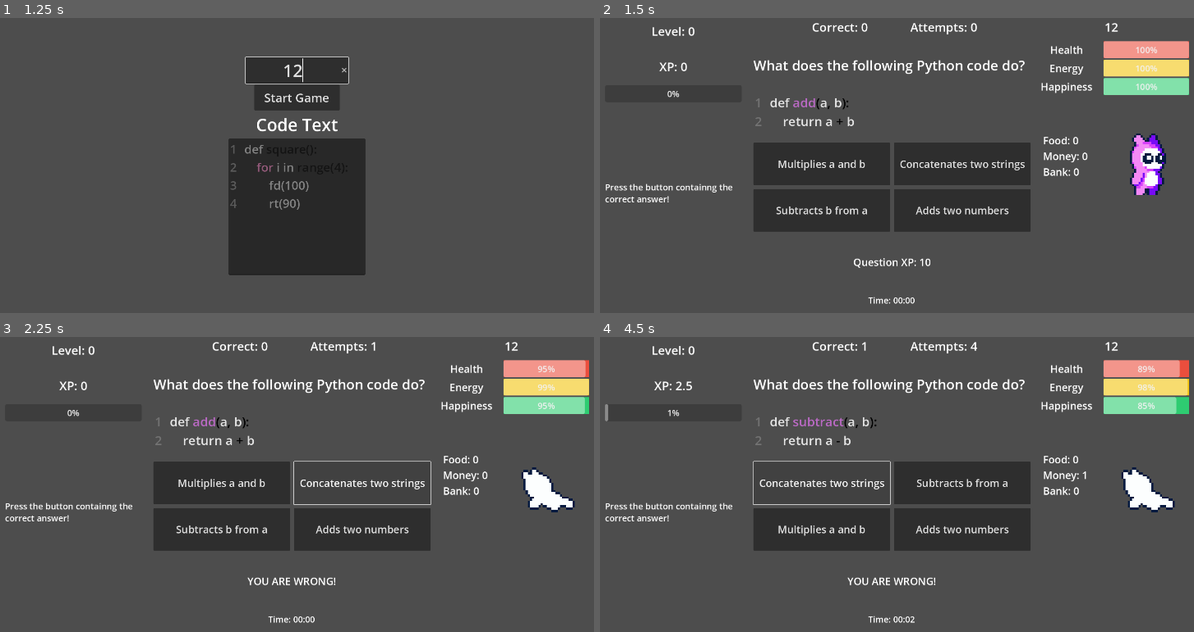
Above: before the commit, frames 1-4 (two rows, left to right).
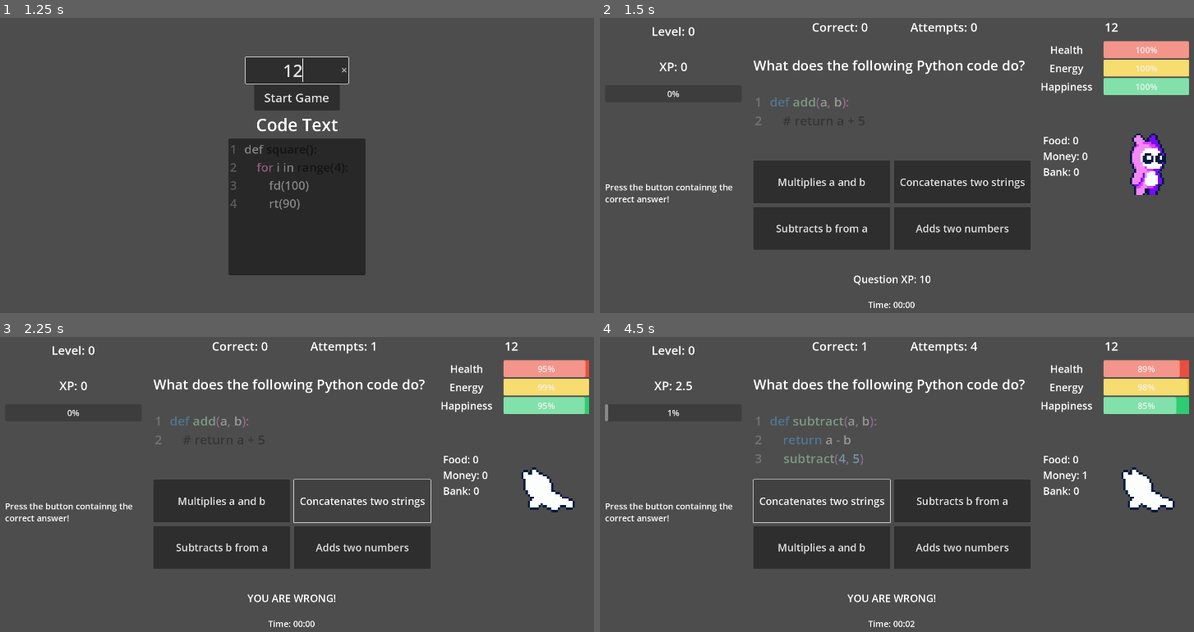
Above: after the commit, the same moments.

Repository: jweimerjr46/update-stats
Game: Godot game, scene res://main_menu.tscn
The game is run twice, just before and just after one commit, with the same random seed, the same clock (stepped at 60 frames per second) and the same inputs.
Inputs (mouse positions are in pixels of both pictures, inside the frame that each line leads up to):
- Up to frame 1 (1.25 s): click (297, 71) at 0.52 s; type "12" at 0.6 s
- Up to frame 2 (1.5 s): click "Start Game" at 1.25 s
- Up to frame 3 (2.25 s): click "Concatenates two strings" at 2 s
- Up to frame 4 (4.5 s): click "Subtracts b from a" at 2.75 s; click "Adds two numbers" at 3.5 s; click "Concatenates two strings" at 4.25 s

Frame 1 is identical in both runs. In frame 2, 9.1% of the frame differs, in the area x 25-73%, y 26-99%; in frame 3, 7.7%; in frame 4, 7.9%.

Commit message:
Got the colors okay for the syntax highlighting of code

Diff:
--- a/questions.json
+++ b/questions.json
@@ -1,7 +1,7 @@
 [
 	{
 		"question": "What does the following Python code do?",
-		"code": "def add(a, b):\n    return a + b",
+		"code": "def add(a, b):\n    # return a + 5",
 		"options": [
 			"Adds two numbers",
 			"Concatenates two strings",
@@ -25,7 +25,7 @@
 	},
 	{
 		"question": "What does the following Python code do?",
-		"code": "def subtract(a, b):\n    return a - b",
+		"code": "def subtract(a, b):\n    return a - b\n	subtract(4, 5)",
 		"options": [
 			"Adds two numbers",
 			"Concatenates two strings",
@@ -49,7 +49,7 @@
 	},
 	{
 		"question": "What does the following Python code do?",
-		"code": "def multiply(a, b):\n    return a * b",
+		"code": "def multiply(a, 3):\n    return a * b",
 		"options": [
 			"Adds two numbers",
 			"Concatenates two strings",
--- a/quiz_screen.gd
+++ b/quiz_screen.gd
@@ -155,6 +155,25 @@
 
 	food_label.text = "Food: " + str(food)
 	money_label.text = "Money: " + str(money)
+
+	#code_label.syntax_highlighter.add_color_region('"', '"', Color("#e3af20"))
+	var python_keywords = [
+	"False", "None", "True", "and", "as", "assert", "async", "await", "break", "class",
+	"continue", "def", "del", "elif", "else", "except", "finally", "for", "from", "global",
+	"if", "import", "in", "is", "lambda", "nonlocal", "not", "or", "pass", "raise", "return",
+	"try", "while", "with", "yield"
+]
+
+	for keyword in python_keywords:
+		code_label.syntax_highlighter.add_keyword_color(keyword, Color("#569cd6"))
+	#code_label.syntax_highlighter.number_color = Color(181, 206, 168)
+	#code_label.syntax_highlighter.function_color = Color("#9CDCFE")
+	code_label.syntax_highlighter.add_color_region('"', '"', Color("#6a9955"))
+	code_label.syntax_highlighter.add_color_region('#', '', Color("#211f1f"))
+
+
+
+	#code_label.syntax_highlighter.
 
 	coin_timer = $Timer
 
--- a/quiz_screen.tscn
+++ b/quiz_screen.tscn
@@ -8,8 +8,9 @@
 [ext_resource type="AudioStream" uid="uid://6lsqx7vwi1ax" path="res://assets/up.wav" id="5_nw8xe"]
 
 [sub_resource type="CodeHighlighter" id="CodeHighlighter_e8wcv"]
-number_color = Color(0, 0.639216, 0, 1)
-function_color = Color(0.733333, 0.415686, 0.772549, 1)
+number_color = Color(0.611765, 0.862745, 0.996078, 1)
+symbol_color = Color(0.811765, 0.533333, 0.796078, 1)
+function_color = Color(0.662745, 0.886275, 0.721569, 1)
 
 [sub_resource type="StyleBoxFlat" id="StyleBoxFlat_akapy"]
 bg_color = Color(0.92, 0.30728, 0.2392, 1)
@@ -288,14 +289,14 @@
 theme_override_constants/margin_bottom = 30
 
 [node name="CodeLabel" type="CodeEdit" parent="HBoxContainer/MarginContainer/VBoxContainer/MarginContainer"]
-custom_minimum_size = Vector2(0, 100)
-layout_mode = 2
+custom_minimum_size = Vector2(0, 175)
+layout_mode = 2
+size_flags_vertical = 4
 theme_override_colors/background_color = Color(0.301961, 0.301961, 0.301961, 1)
-theme_override_colors/font_color = Color(0.901961, 0.901961, 0.901961, 1)
-theme_override_colors/font_readonly_color = Color(0.921569, 0.921569, 0.921569, 1)
 theme_override_font_sizes/font_size = 37
 text = "for i in range(5):
-	print(i)"
+	print(i)
+	print(\"hello\")"
 editable = false
 syntax_highlighter = SubResource("CodeHighlighter_e8wcv")
 gutters_draw_line_numbers = true
@@ -344,23 +345,24 @@
 text = "Hamburger"
 
 [node name="QuestionXPLabel" type="Label" parent="HBoxContainer/MarginContainer/VBoxContainer"]
-custom_minimum_size = Vector2(200, 125)
+custom_minimum_size = Vector2(200, 75)
 layout_mode = 2
 size_flags_vertical = 10
 theme_override_constants/line_spacing = -1
 theme_override_font_sizes/font_size = 30
-text = "Press the button containng the correct answer!
+text = "Question XP: 0
 "
 horizontal_alignment = 1
 vertical_alignment = 1
 autowrap_mode = 2
 
 [node name="HBoxContainer2" type="HBoxContainer" parent="HBoxContainer/MarginContainer/VBoxContainer"]
+custom_minimum_size = Vector2(0, 75)
 layout_mode = 2
 alignment = 1
 
 [node name="TimerLabel" type="Label" parent="HBoxContainer/MarginContainer/VBoxContainer/HBoxContainer2"]
-custom_minimum_size = Vector2(200, 100)
+custom_minimum_size = Vector2(200, 75)
 layout_mode = 2
 theme_override_font_sizes/font_size = 25
 text = "Time: 00:00
